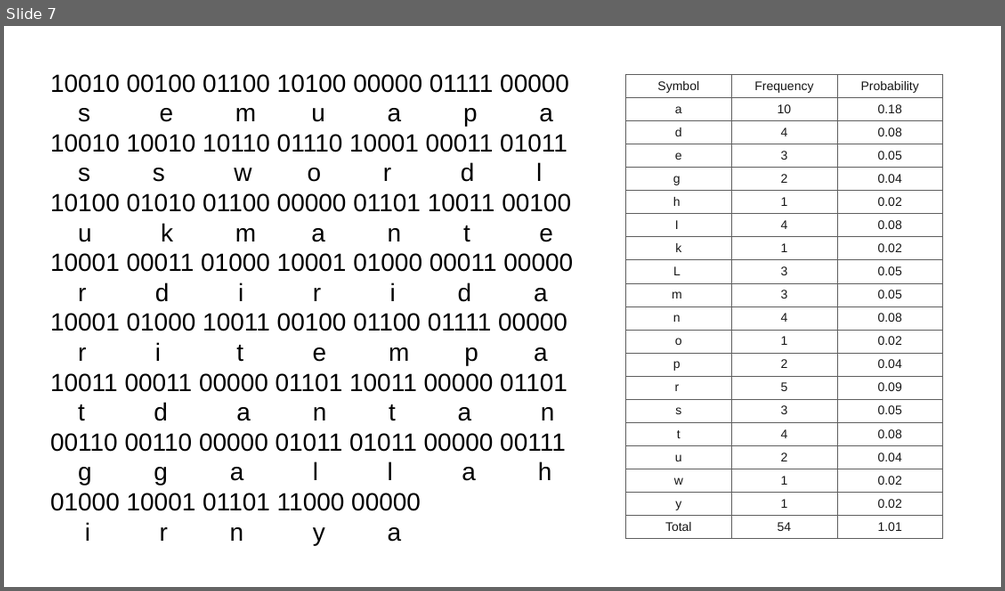
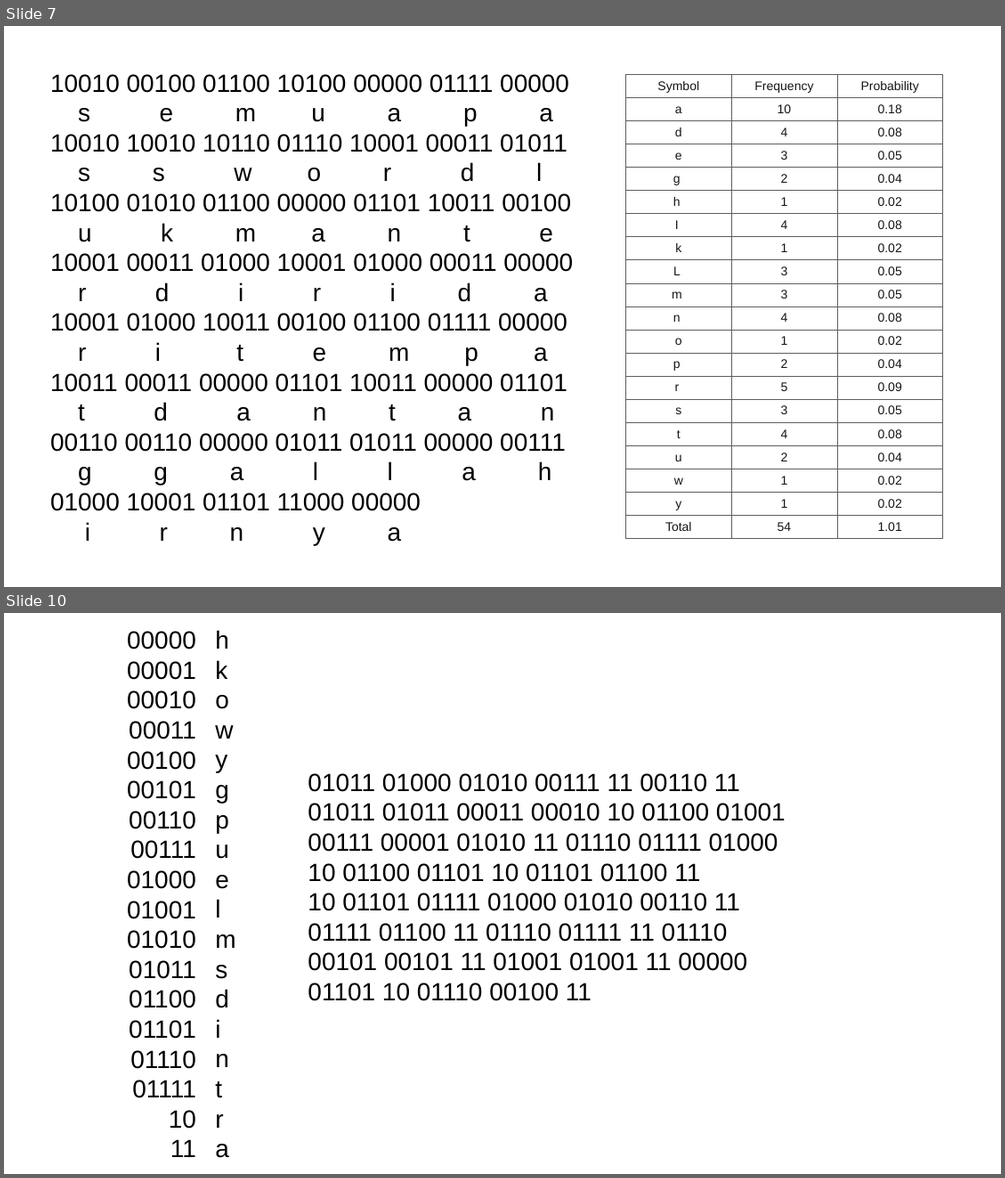
Before and after one commit to eunikekristianti/PMC, a slide deck: Latihan 6/Latihan 6_18320019.pptx. Shown one above the other, each under a label of ours: slide 7 before the commit, slides 7 and 10 after it; the slides between them are not shown. The pictures are 1005x591 and 1005x1178 pixels, drawn with LibreOffice and Linux fonts; fonts in the diff are those of the drawing. Boxes give left, top, right and bottom in pixels: in the first picture for what was removed or moved away, otherwise in the second. Text is boxed around its words. In the diff, an @@ line names an element or a change of style, - is before the commit and + after.

```diff
--- a/Latihan 6/Latihan 6_18320019.pptx
+++ b/Latihan 6/Latihan 6_18320019.pptx
@@ slide 10 added at (x1=4, y1=613, x2=1001, y2=1174), background #FFFFFF @@
@@ text added at (x1=127, y1=631, x2=196, y2=1157), 48 pt, text #000000 @@
+00000
+00001
+00010
+00011
+00100
+00101
+00110
+00111
+01000
+01001
+01010
+01011
+01100
+01101
+01110
+01111
+10
+11
@@ text added at (x1=215, y1=630, x2=235, y2=1158), 48 pt, text #000000 @@
+h
+k
+o
+w
+y
+g
+p
+u
+e
+l
+m
+s
+d
+i
+n
+t
+r
+a
@@ text added at (x1=307, y1=773, x2=785, y2=1001), 48 pt, text #000000 @@
+01011 01000 01010 00111 11 00110 11
+01011 01011 00011 00010 10 01100 01001
+00111 00001 01010 11 01110 01111 01000
+10 01100 01101 10 01101 01100 11
+10 01101 01111 01000 01010 00110 11
+01111 01100 11 01110 01111 11 01110
+00101 00101 11 01001 01001 11 00000
+01101 10 01110 00100 11
```
Also in this commit, not shown: 3 slides changed, 1 other slide added, 1 other file.
